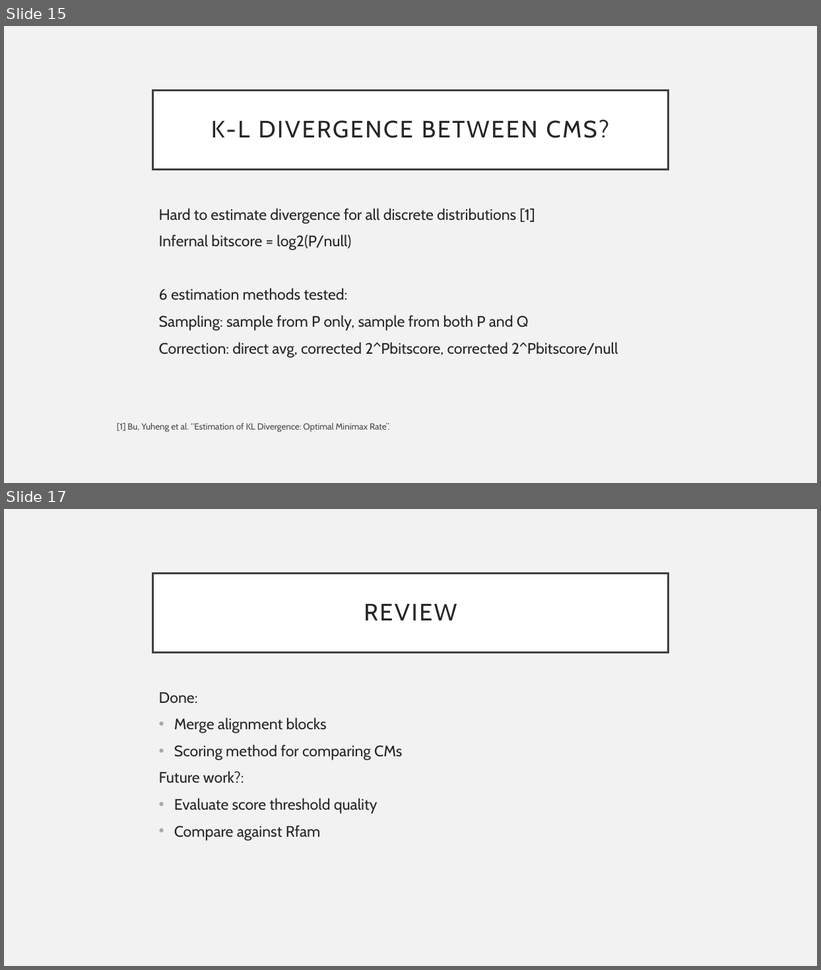
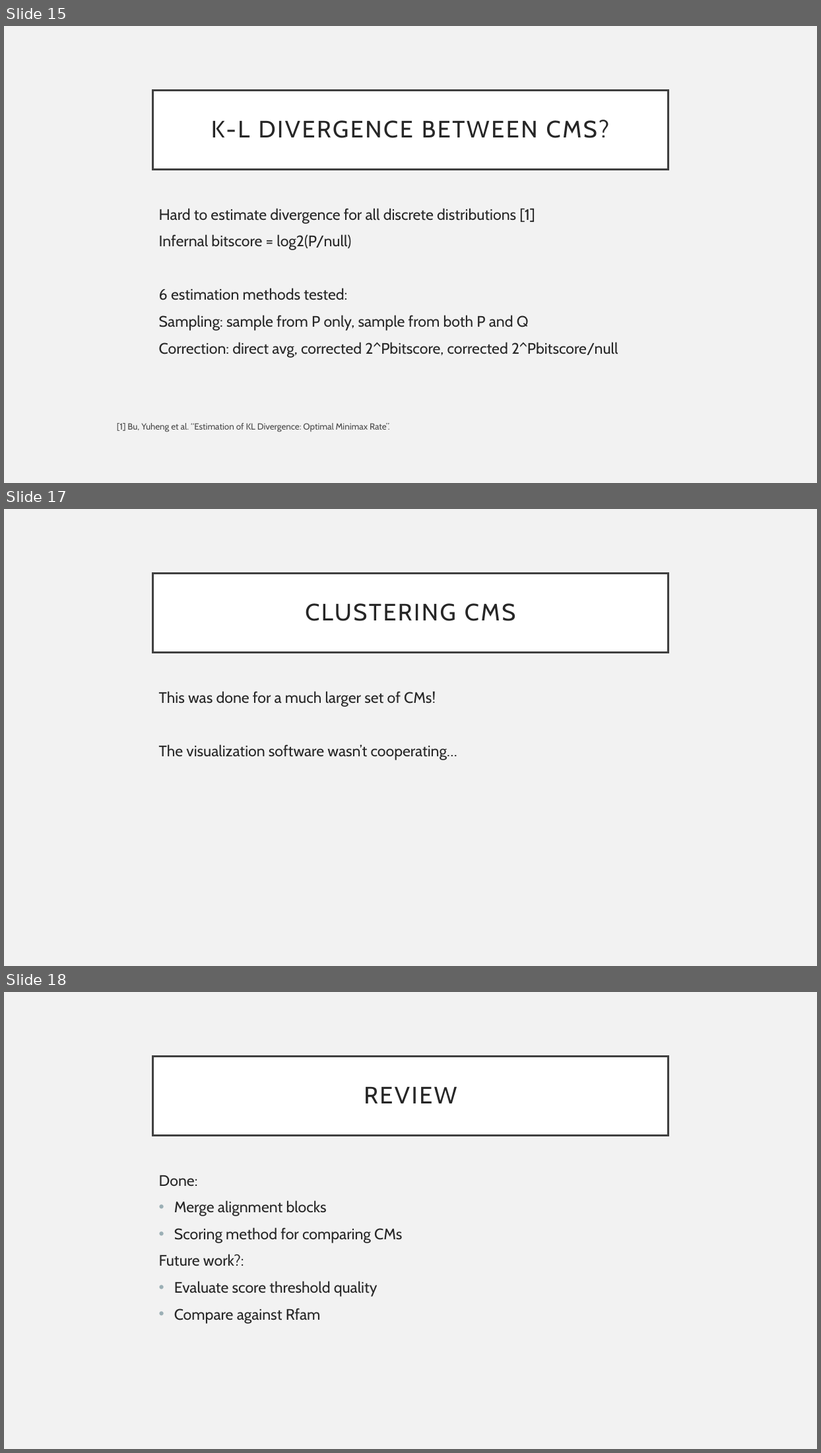
Before and after one commit to asyncViridian/jcmf, a slide deck: notes/presentation.pptx. Shown one above the other, each under a label of ours: slides 15 and 17 before the commit, slides 15, 17 and 18 after it; the slides between them are not shown. The pictures are 821x970 and 821x1453 pixels, drawn with LibreOffice and Linux fonts; fonts in the diff are those of the drawing. Boxes give left, top, right and bottom in pixels: in the first picture for what was removed or moved away, otherwise in the second. Text is boxed around its words. In the diff, an @@ line names an element or a change of style, - is before the commit and + after.

```diff
--- a/notes/presentation.pptx
+++ b/notes/presentation.pptx
@@ slide 17 added at [4, 509, 817, 966], background #F2F2F2 @@
@@ title added at [153, 573, 668, 652], fill #FFFFFF, outline #404040 2.5 pt, 28 pt, text #262626 @@
+CLUSTERING CMS
@@ text added at [159, 691, 457, 760], 18 pt, text #262626 @@
+This was done for a much larger set of CMs!
+The visualization software wasn’t cooperating…
@@ what was slide 17 is now slide 18 @@
```
Also in this commit, not shown: 1 slide changed.
